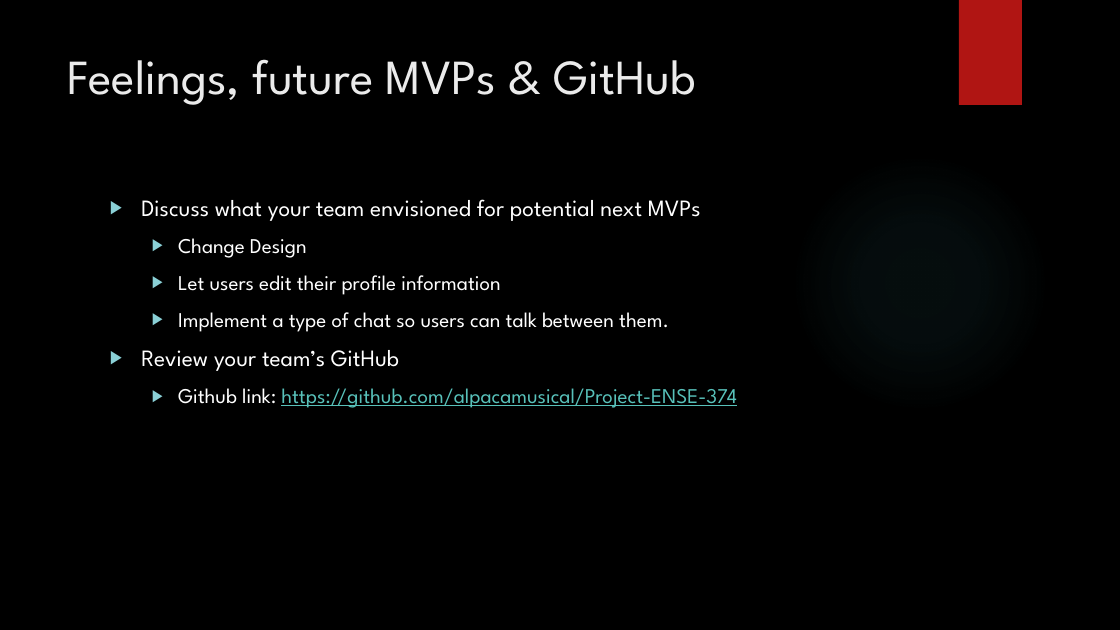
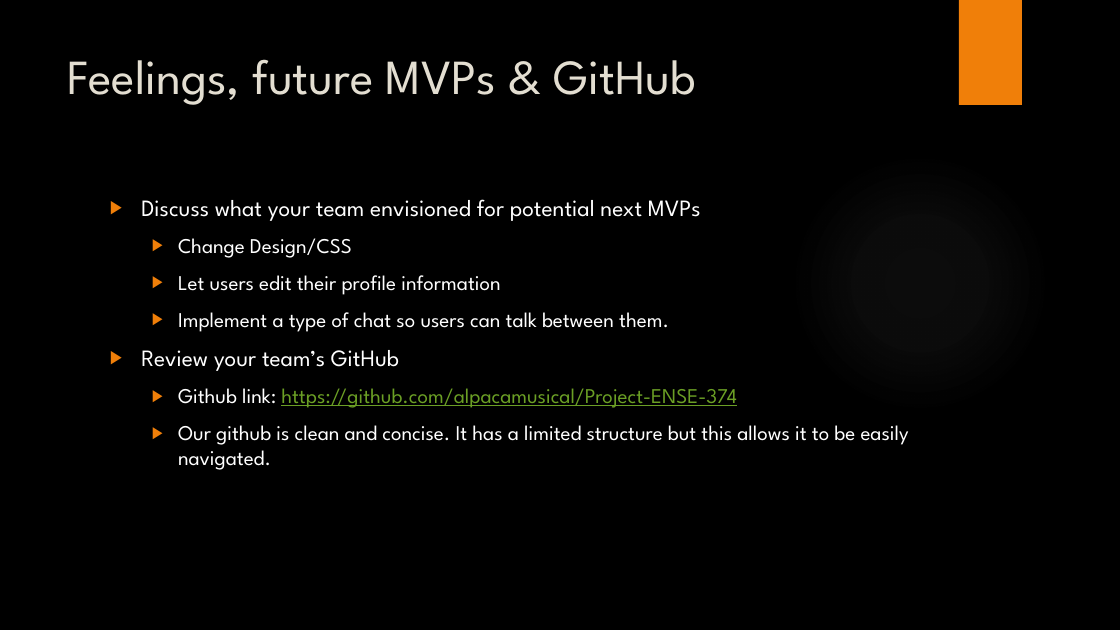
Before and after one commit to alpacamusical/Project-ENSE-374, a slide deck: slide 10 of Documentation/Milestone 4.pptx (slide 7 before the commit). Drawn at 1120x630 pixels with LibreOffice and Linux fonts; fonts in the diff are those of the drawing; background and template pictures are left out. Boxes give left, top, right and bottom in pixels: in the first picture for what was removed or moved away, otherwise in the second. Text is boxed around its words. In the diff, an @@ line names an element or a change of style, - is before the commit and + after.

```diff
--- a/Documentation/Milestone 4.pptx
+++ b/Documentation/Milestone 4.pptx
@@ rectangle at [959, 0, 1022, 105]: fill #B01513 to #F07F09 @@
@@ title "Feelings, future MVPs & GitHub" at [68, 59, 696, 105]: text colour #EBEBEB to #E3DED1 @@
@@ text at [141, 199, 737, 408]: text colour #58C1BA to #6B9F25 in "https://github.com/alpacamusical/Project-ENSE-374"; bullet colour #8AD0D6 to #F07F09 @@
@@ text at [178, 238, 352, 258]: text changed @@
-  ▶ Change Design
+  ▶ Change Design/CSS
@@ text at [178, 425, 909, 470]: paragraph added @@
+  ▶ Our github is clean and concise. It has a limited structure but this allows it to be easily navigated.
```
Also in this commit, not shown: 7 other slides changed, 3 slides added.
